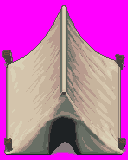
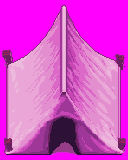
Layered file, before and after one edit (128 x 160). Changes by layer:
added layer "Layer 1" (overlay, 50%) above "Layer 0" over (2, 5, 126, 155)
